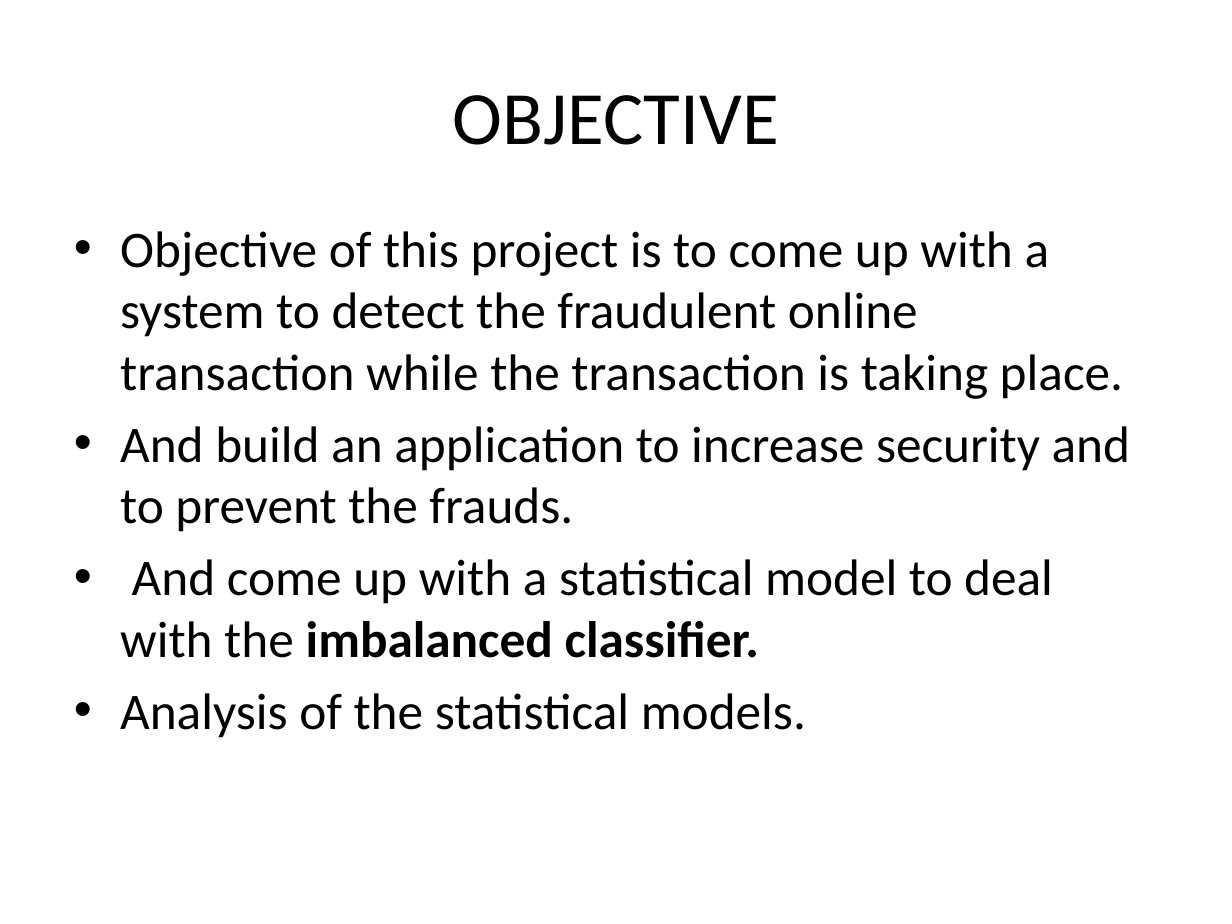
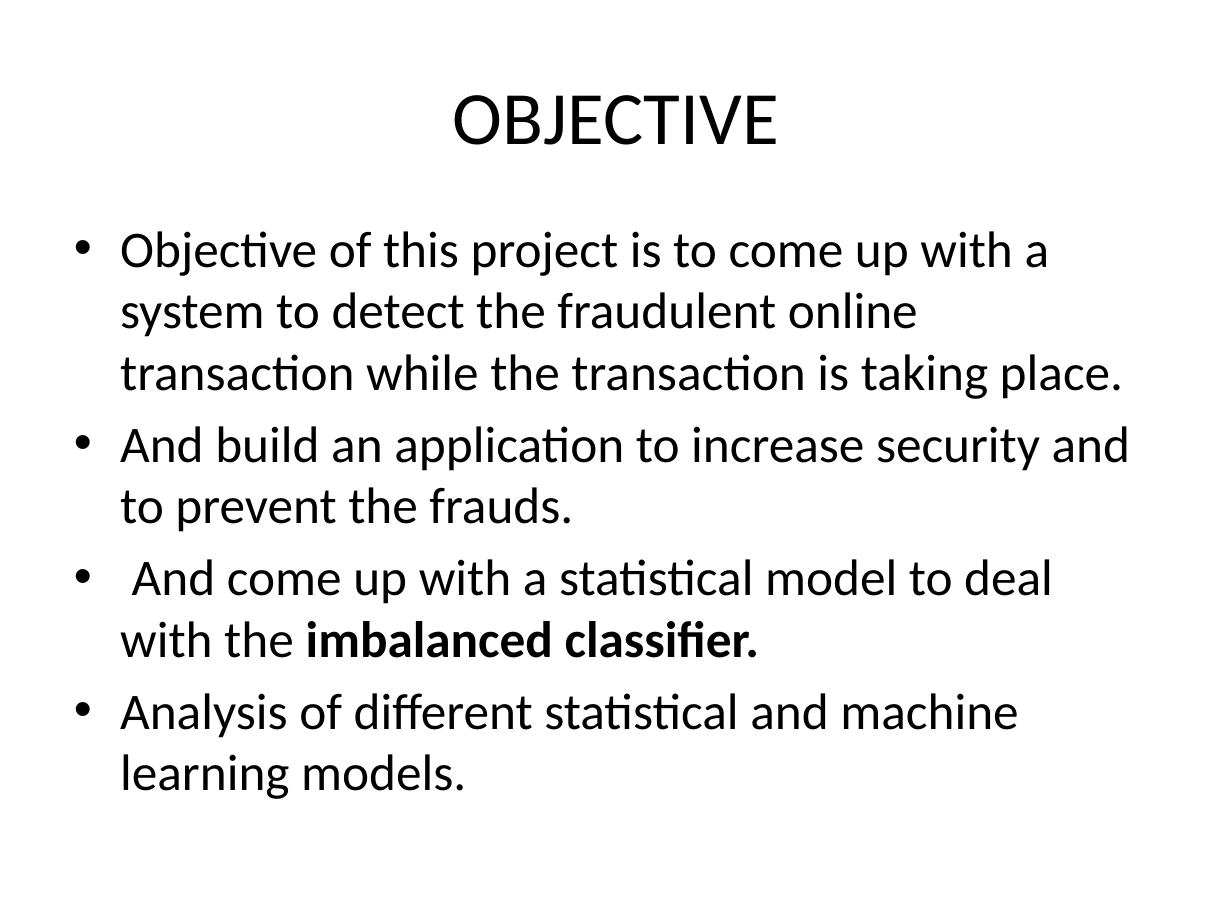
Before and after one commit to aaskumar5/Predicting-online-transaction-frauds-using-ML, a slide deck: slide 5 of FYP 2019 - 2020_review1.pptx. Drawn at 1232x924 pixels with LibreOffice and Linux fonts; fonts in the diff are those of the drawing. Boxes give left, top, right and bottom in pixels: in the first picture for what was removed or moved away, otherwise in the second. Text is boxed around its words. In the diff, an @@ line names an element or a change of style, - is before the commit and + after.

```diff
--- a/FYP 2019 - 2020_review1.pptx
+++ b/FYP 2019 - 2020_review1.pptx
@@ text at (120, 693, 1018, 799): text changed @@
-• Analysis of the statistical models.
+• Analysis of different statistical and machine learning models.
```
Also in this commit, not shown: 4 other slides changed, 2 slides added.
